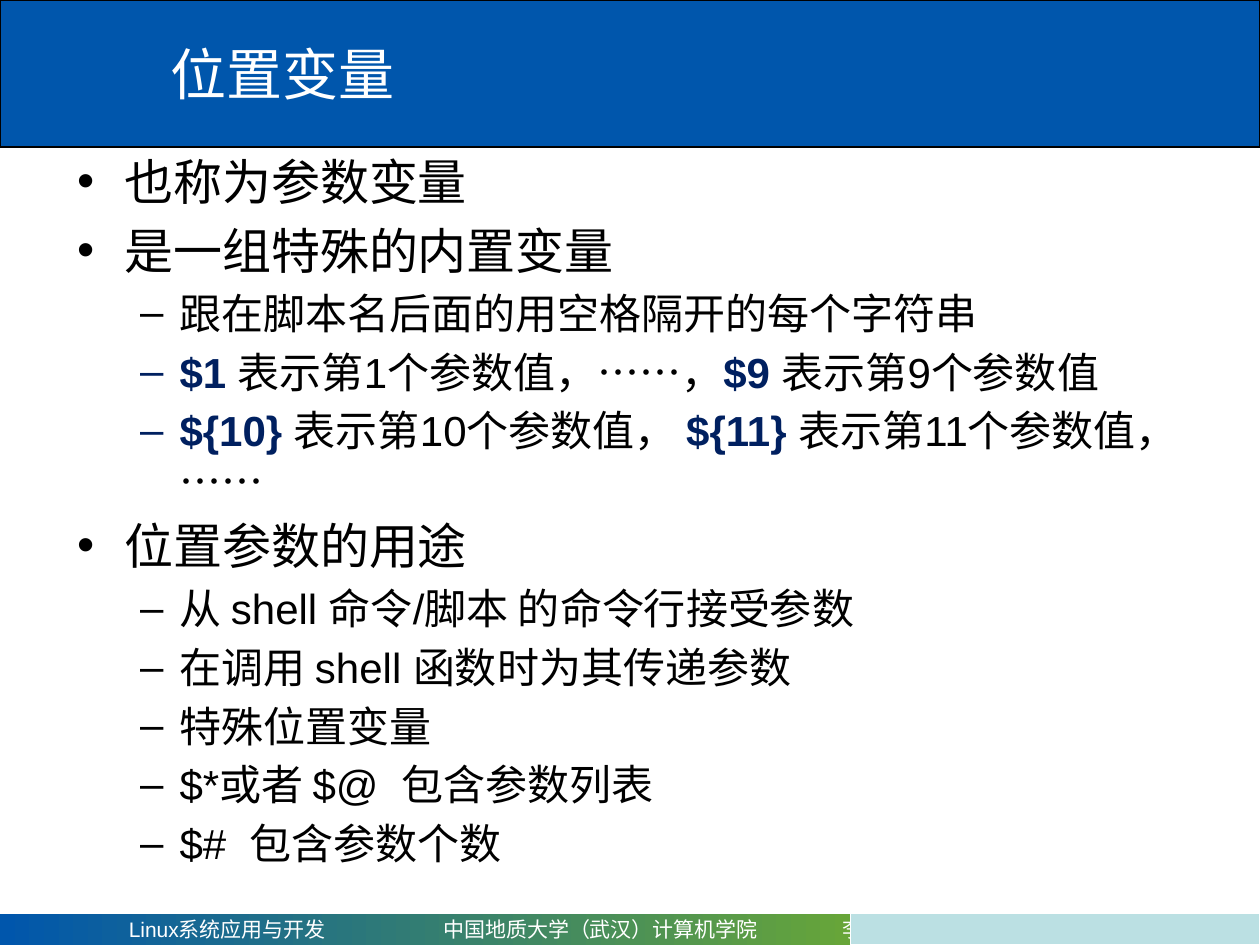
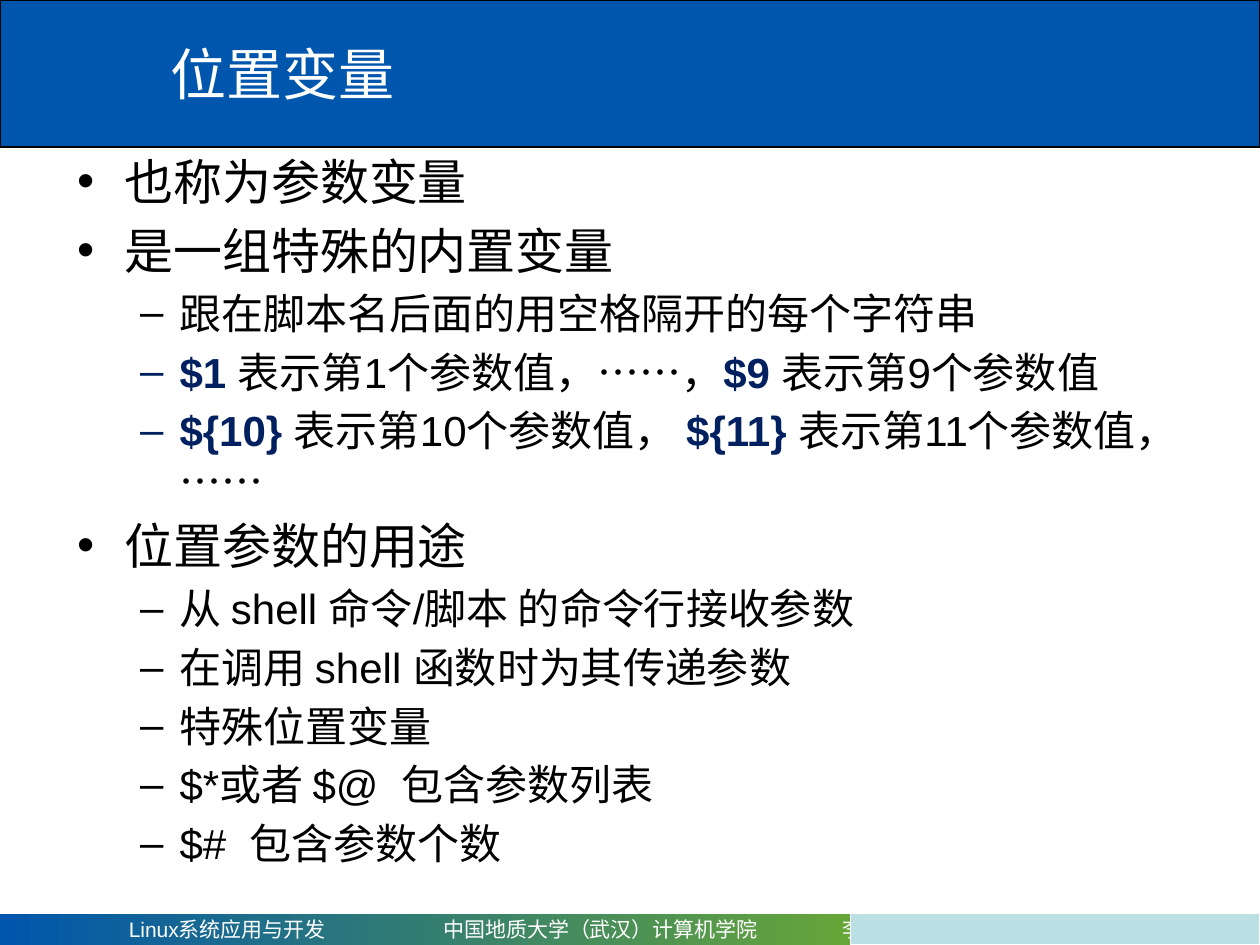
Before and after one commit to mxy493/CUGCS, a slide deck: slide 30 of 3-1大三上/Linux系统应用与开发（康晓军）/课件/第四章 shell编程.pptx (slide 27 before the commit). Drawn at 1260x945 pixels with LibreOffice and Linux fonts; fonts in the diff are those of the drawing. Boxes give left, top, right and bottom in pixels: in the first picture for what was removed or moved away, otherwise in the second. Text is boxed around its words. In the diff, an @@ line names an element or a change of style, - is before the commit and + after.

```diff
--- a/3-1大三上/Linux系统应用与开发（康晓军）/课件/第四章 shell编程.pptx
+++ b/3-1大三上/Linux系统应用与开发（康晓军）/课件/第四章 shell编程.pptx
@@ text at (x1=180, y1=588, x2=854, y2=628): text changed @@
-  – 从 shell 命令/脚本 的命令行接受参数
+  – 从 shell 命令/脚本 的命令行接收参数
```
Also in this commit, not shown: 16 other slides changed, 22 slides added, 1 slide removed, 3 other files.
